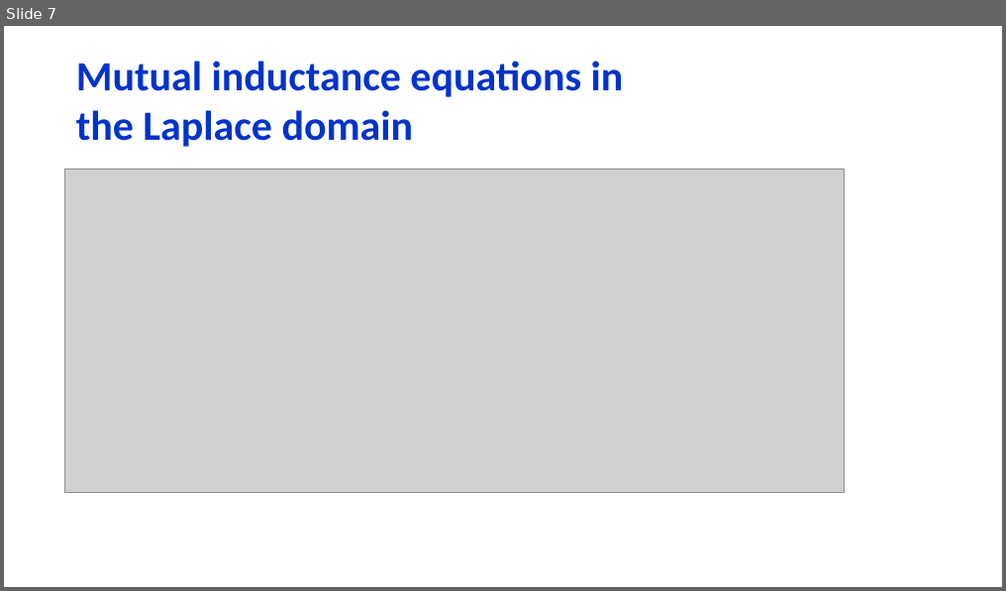
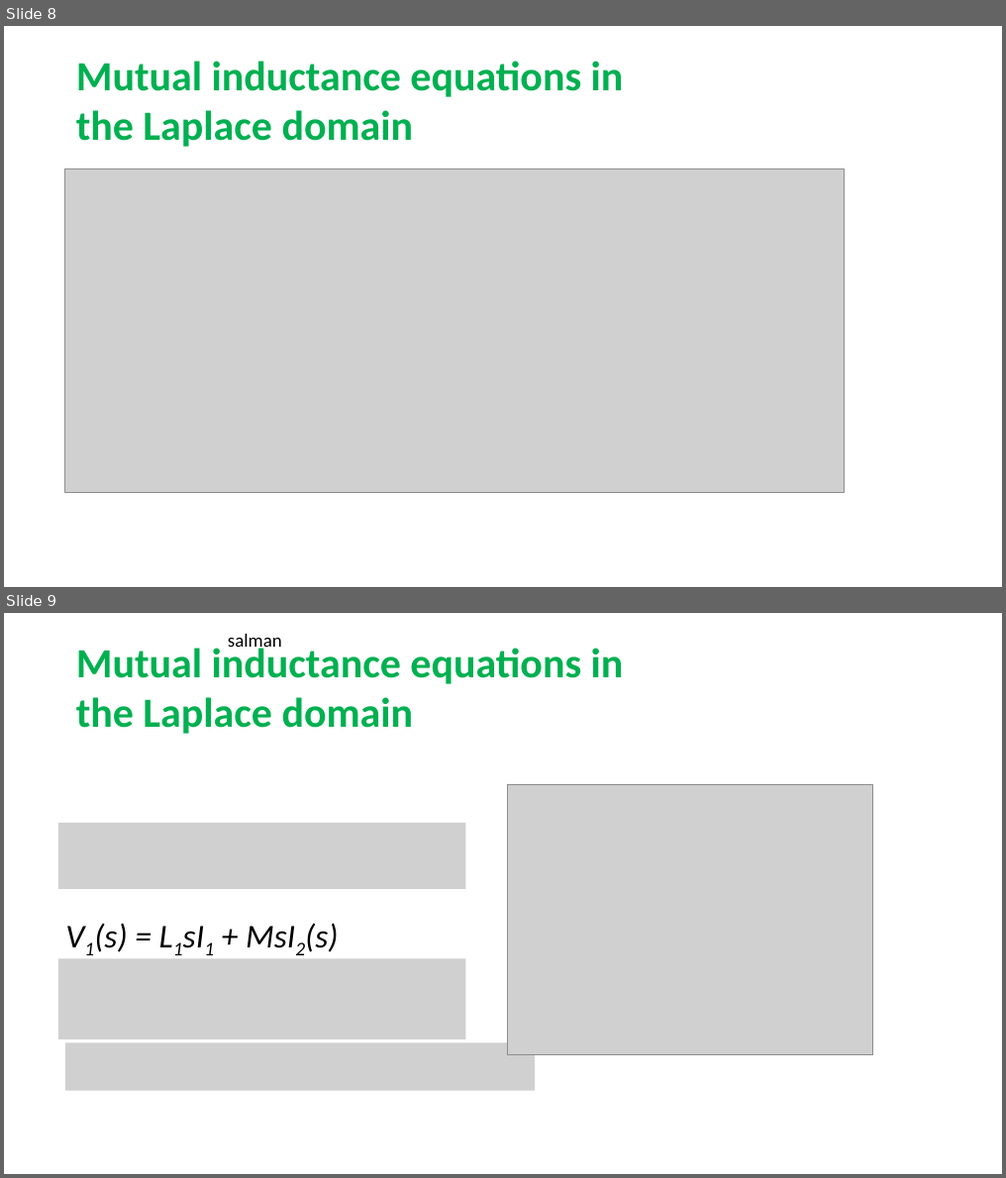
Before and after one commit to salmanrazzaq1993/AUM-WORK, a slide deck: PP WORK/Instructor Version/Week 12/Week 12 Lecture 2 -Mutual inductance.pptx. Shown one above the other, each under a label of ours: slide 7 before the commit, slides 8 and 9 after it. The pictures are 1006x591 and 1006x1178 pixels, drawn with LibreOffice and Linux fonts; fonts in the diff are those of the drawing; grey boxes stand for pictures; background and template pictures are left out. Boxes give left, top, right and bottom in pixels: in the first picture for what was removed or moved away, otherwise in the second. Text is boxed around its words. In the diff, an @@ line names an element or a change of style, - is before the commit and + after.

```diff
--- a/PP WORK/Instructor Version/Week 12/Week 12 Lecture 2 -Mutual inductance.pptx
+++ b/PP WORK/Instructor Version/Week 12/Week 12 Lecture 2 -Mutual inductance.pptx
@@ slide 9 added at [4,613,1002,1174], background picture (left out) @@
@@ text added at [228,634,282,653], 18 pt, text #000000 @@
+salman
@@ title added at [76,643,624,734], 40 pt, text #00B050, bold @@
+Mutual inductance equations in
+the Laplace domain
@@ picture added at [508,785,873,1056] @@
@@ picture added at [58,823,466,888] @@
@@ text added at [94,923,338,953], 32 pt, text #000000, italic @@
+V1(s) = L1sI1 + MsI2(s)
@@ picture added at [58,959,466,1040] @@
@@ picture added at [65,1044,535,1091] @@
@@ what was slide 7 is now slide 8 @@
@@ slide 8 changed as well @@
@@ title "Mutual inductance equations in the ..." at [76,61,624,147]: text colour #0033CC to #00B050 @@
```
Also in this commit, not shown: 17 other slides changed, 7 other slides added.
